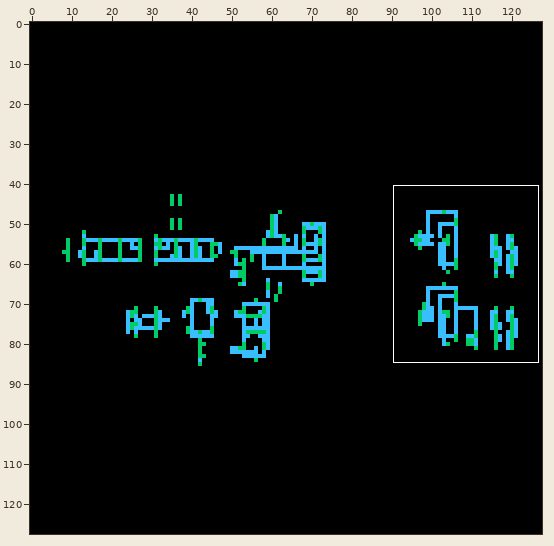
A sprite sheet gets an edit: RRIO_core/schematic/thumbnail_128x128.png. Above, an overview of the earlier version with the close-up marked.
Close-up. Old version:
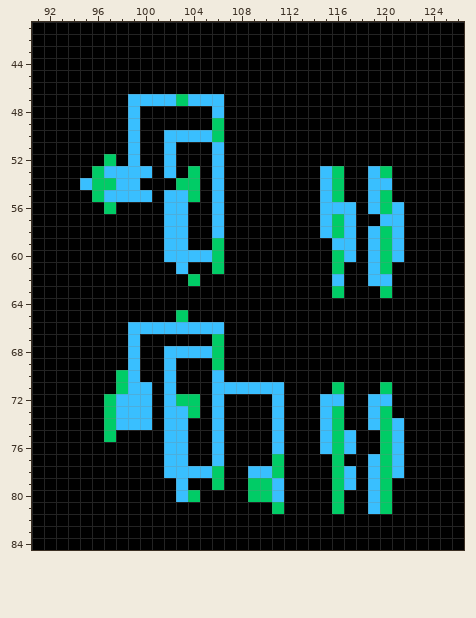
The file is 128x128 pixels. Shown: x 91..126, y 41..84. The commit also changed other parts of the picture, which this record leaves out.
After the commit:
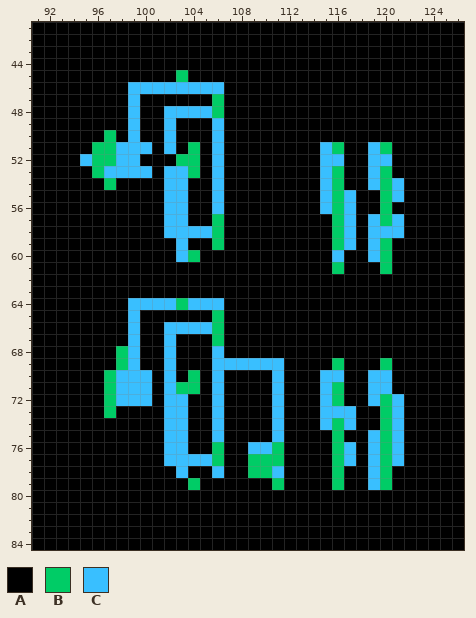
Palette (. is transparent): A #000000  B #00cc66  C #39bfff
Diff:
y 45: x 103 A -> B
y 46: x 99..106 AAAAAAAA -> CCCCCCCC
y 47: x 100..106 CCCBCCC -> AAAAAAB
y 48: x 102..106 AAAAC -> CCCCB
y 49: x 102 A -> C; x 106 B -> C
y 50: x 97 A -> B; x 103..106 CCCB -> AAAC
y 51: x 96..98 AAA -> BBC; x 100 A -> C; x 104 A -> B; x 115..116 AA -> CB; x 119..120 AA -> CB
y 52: x 95..96 AA -> CB; x 98 A -> C; x 102..104 CAA -> ABB; x 115..116 AA -> CC; x 119..120 AA -> CC
y 53: x 103 A -> C
y 54: x 95..96 CB -> AA; x 98..99 CC -> AA; x 102..104 ABB -> CCA; x 120..121 CA -> BC
y 55: x 96..100 BCCCC -> AAAAA; x 104 B -> A; x 117 A -> C; x 119 C -> A; x 121 A -> C
y 56: x 97 B -> A; x 116 C -> B; x 119 C -> A; x 121 C -> A
y 57: x 106 C -> B; x 115 C -> A; x 119..120 AC -> CB
y 58: x 104..106 AAC -> CCB; x 115 C -> A; x 120 B -> C
y 59: x 102 C -> A; x 116 C -> B; x 121 C -> A
y 60: x 102 C -> A; x 104..106 CCB -> BAA; x 116..117 BC -> CA; x 121 C -> A
y 61: x 103 C -> A; x 106 B -> A; x 119 C -> A
y 62: x 104 B -> A; x 116 C -> A; x 119..120 CC -> AA
y 63: x 116 B -> A; x 120 B -> A
y 64: x 99..106 AAAAAAAA -> CCCCBCCC
y 65: x 99 A -> C; x 103 B -> A; x 106 A -> B
y 66: x 100..101 CC -> AA; x 106 C -> B
y 67: x 102 A -> C
y 68: x 98 A -> B; x 103..106 CCCB -> AAAC
y 69: x 98 A -> B; x 106..111 BAAAAA -> CCCCCC; x 116 A -> B; x 120 A -> B
y 70: x 97..98 AB -> BC; x 100 A -> C; x 104 A -> B; x 111 A -> C; x 115..116 AA -> CC; x 119..120 AA -> CC
y 71: x 97..98 AB -> BC; x 103..104 AA -> BB; x 107..110 CCCC -> AAAA; x 115 A -> C; x 119..120 AB -> CC
y 72: x 103..104 BB -> CA; x 116 C -> B; x 120..121 CA -> BC
y 73: x 98..100 CCC -> AAA; x 104 B -> A; x 116..117 BA -> CC; x 119 C -> A; x 121 A -> C
y 74: x 97..100 BCCC -> AAAA; x 117 A -> C; x 119 C -> A
y 75: x 97 B -> A; x 115 C -> A; x 117 C -> A; x 119 A -> C
y 76: x 106 C -> B; x 109..111 AAC -> CCB; x 115 C -> A; x 119 A -> C
y 77: x 104..106 AAC -> CCB; x 109..110 AA -> BB; x 117 A -> C
y 78: x 102 C -> A; x 104..106 CCB -> AAC; x 109..111 CCB -> BBC; x 117 C -> A; x 121 C -> A
y 79: x 103..104 CA -> AB; x 106 B -> A; x 109..111 BBC -> AAB; x 117 C -> A
y 80: x 103..104 CB -> AA; x 109..111 BBC -> AAA; x 116 B -> A; x 119..120 CB -> AA
y 81: x 111 B -> A; x 116 B -> A; x 119..120 CB -> AA
Boxes around the changes in both close-ups, in picture pixels (x1, y1, x2, y2):
changed: (80, 70, 284, 514)
changed: (320, 142, 404, 298)
changed: (320, 358, 404, 514)
